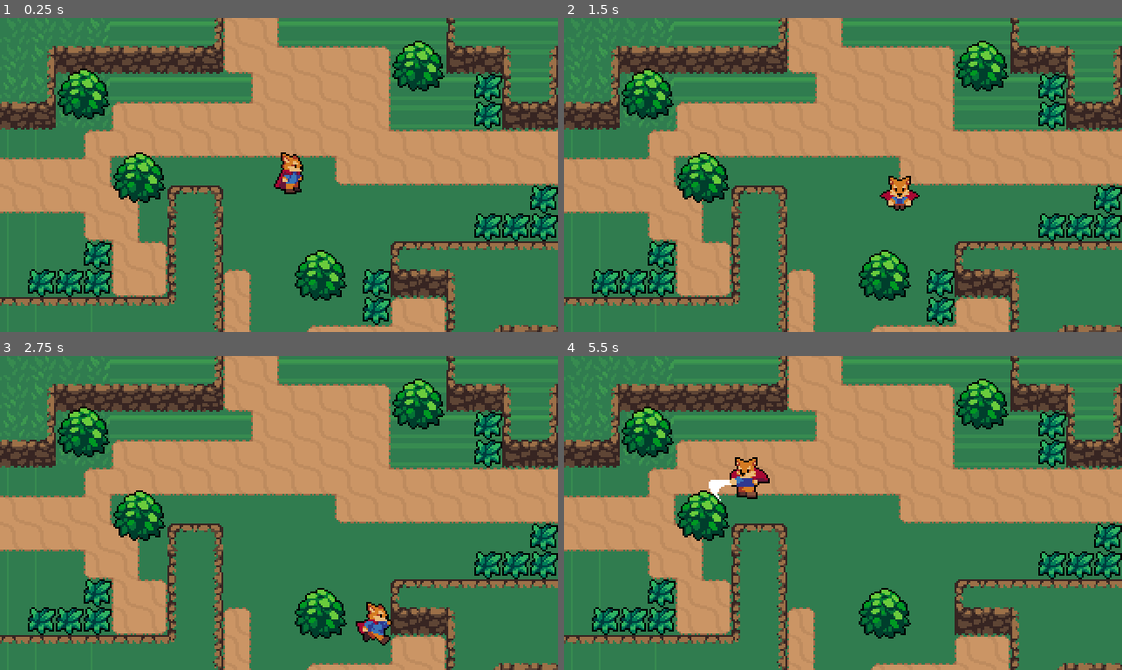
Above: before the commit, frames 1-4 (two rows, left to right).
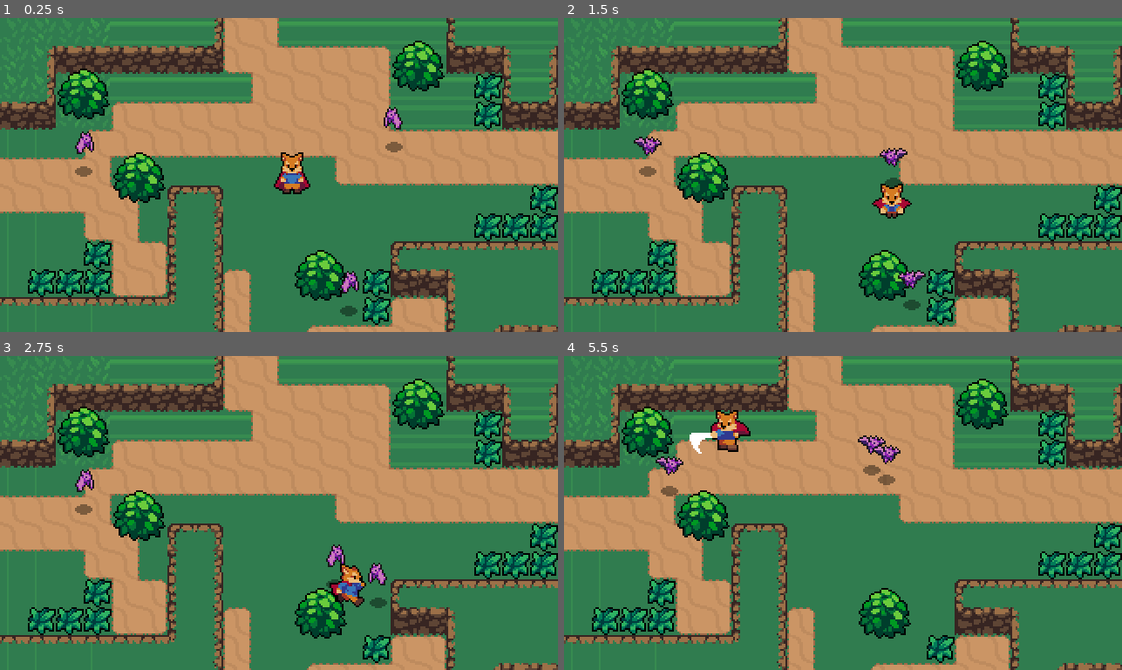
Above: after the commit, the same moments.

Repository: dohaicuong/godot_action_rpg
Game: Godot game, scene res://World.tscn
Two runs of this game, one before a commit and one after it. Both use one fixed random seed, a clock stepped at 60 frames per second and the inputs below.
Inputs:
- Up to frame 1 (0.25 s): no input
- Up to frame 2 (1.5 s): hold Right (ui_right) 0.53-1.28 s; tap J (attack) at 0.6 s; tap Shift (roll) at 0.8, 1.35 s; hold Down (ui_down) from 1.28 s (still down)
- Up to frame 3 (2.75 s): tap J (attack) at 1.55, 2.1 s; release Down (ui_down) at 2.03 s; hold Right (ui_right) from 2.03 s (still down); tap Shift (roll) at 2.3 s
- Up to frame 4 (5.5 s): release Right (ui_right) at 2.78 s; hold Up (ui_up) 2.78-3.53 s; tap Shift (roll) at 2.85, 3.8, 4.35, 5.3 s; tap J (attack) at 3.05, 3.6, 4.55, 5.1 s; hold Left (ui_left) 3.53-5.03 s; hold Down (ui_down) from 5.03 s (still down)

The runs differ from the first frame. In frame 1, 1.0% of the frame differs, in the area x 13-73%, y 28-95%; in frame 2, 1.3%; in frame 3, 2.0%; in frame 4, 2.5%, in the area x 16-70%, y 17-98%.

Commit message:
do some more

Diff:
--- /dev/null
+++ b/Effects/effect.gd
@@ -0,0 +1,8 @@
+extends AnimatedSprite
+
+func _ready():
+	connect("animation_finished", self, "_on_animation_finished")
+	play('animate')
+
+func _on_animation_finished():
+	queue_free()
--- /dev/null
+++ b/Effects/enemy_death_effect.tscn
@@ -0,0 +1,58 @@
+[gd_scene load_steps=14 format=2]
+
+[ext_resource path="res://Effects/effect.gd" type="Script" id=1]
+[ext_resource path="res://Effects/EnemyDeathEffect.png" type="Texture" id=2]
+
+[sub_resource type="AtlasTexture" id=1]
+atlas = ExtResource( 2 )
+region = Rect2( 0, 0, 32, 32 )
+
+[sub_resource type="AtlasTexture" id=2]
+atlas = ExtResource( 2 )
+region = Rect2( 32, 0, 32, 32 )
+
+[sub_resource type="AtlasTexture" id=3]
+atlas = ExtResource( 2 )
+region = Rect2( 64, 0, 32, 32 )
+
+[sub_resource type="AtlasTexture" id=4]
+atlas = ExtResource( 2 )
+region = Rect2( 96, 0, 32, 32 )
+
+[sub_resource type="AtlasTexture" id=5]
+atlas = ExtResource( 2 )
+region = Rect2( 128, 0, 32, 32 )
+
+[sub_resource type="AtlasTexture" id=6]
+atlas = ExtResource( 2 )
+region = Rect2( 160, 0, 32, 32 )
+
+[sub_resource type="AtlasTexture" id=7]
+atlas = ExtResource( 2 )
+region = Rect2( 192, 0, 32, 32 )
+
+[sub_resource type="AtlasTexture" id=8]
+atlas = ExtResource( 2 )
+region = Rect2( 224, 0, 32, 32 )
+
+[sub_resource type="AtlasTexture" id=9]
+atlas = ExtResource( 2 )
+region = Rect2( 256, 0, 32, 32 )
+
+[sub_resource type="AtlasTexture" id=10]
+atlas = ExtResource( 2 )
+region = Rect2( 288, 0, 32, 32 )
+
+[sub_resource type="SpriteFrames" id=11]
+animations = [ {
+"frames": [ SubResource( 1 ), SubResource( 2 ), SubResource( 3 ), SubResource( 4 ), SubResource( 5 ), SubResource( 6 ), SubResource( 7 ), SubResource( 8 ), SubResource( 9 ), SubResource( 10 ) ],
+"loop": true,
+"name": "animate",
+"speed": 15.0
+} ]
+
+[node name="EnemyDeathEffect" type="AnimatedSprite"]
+frames = SubResource( 11 )
+animation = "animate"
+offset = Vector2( 0, -8 )
+script = ExtResource( 1 )
--- a/Effects/grass_effect.gd
+++ /dev/null
@@ -1,10 +0,0 @@
-extends Node2D
-
-onready var animatedSprite = $AnimatedSprite
-
-func _ready():
-	animatedSprite.frame = 0
-	animatedSprite.play('animate')
-
-func _on_AnimatedSprite_animation_finished():
-	queue_free()
--- a/Effects/grass_effect.tscn
+++ b/Effects/grass_effect.tscn
@@ -1,7 +1,7 @@
 [gd_scene load_steps=9 format=2]
 
 [ext_resource path="res://Effects/GrassEffect.png" type="Texture" id=1]
-[ext_resource path="res://Effects/grass_effect.gd" type="Script" id=2]
+[ext_resource path="res://Effects/effect.gd" type="Script" id=2]
 
 [sub_resource type="AtlasTexture" id=1]
 atlas = ExtResource( 1 )
@@ -26,20 +26,12 @@
 [sub_resource type="SpriteFrames" id=6]
 animations = [ {
 "frames": [ SubResource( 1 ), SubResource( 2 ), SubResource( 3 ), SubResource( 4 ), SubResource( 5 ) ],
-"loop": false,
+"loop": true,
 "name": "animate",
 "speed": 15.0
 } ]
 
-[node name="grass_effect" type="Node2D"]
-script = ExtResource( 2 )
-
-[node name="AnimatedSprite" type="AnimatedSprite" parent="."]
+[node name="AnimatedSprite" type="AnimatedSprite"]
 frames = SubResource( 6 )
 animation = "animate"
-frame = 4
-playing = true
-centered = false
-offset = Vector2( -8, -8 )
-
-[connection signal="animation_finished" from="AnimatedSprite" to="." method="_on_AnimatedSprite_animation_finished"]
+script = ExtResource( 2 )
--- /dev/null
+++ b/Effects/hit_effect.tscn
@@ -0,0 +1,26 @@
+[gd_scene load_steps=6 format=2]
+
+[ext_resource path="res://Effects/HitEffect.png" type="Texture" id=1]
+[ext_resource path="res://Effects/effect.gd" type="Script" id=2]
+
+[sub_resource type="AtlasTexture" id=1]
+atlas = ExtResource( 1 )
+region = Rect2( 0, 0, 24, 24 )
+
+[sub_resource type="AtlasTexture" id=2]
+atlas = ExtResource( 1 )
+region = Rect2( 24, 0, 24, 24 )
+
+[sub_resource type="SpriteFrames" id=3]
+animations = [ {
+"frames": [ SubResource( 1 ), SubResource( 2 ) ],
+"loop": true,
+"name": "animate",
+"speed": 10.0
+} ]
+
+[node name="hit_effect" type="AnimatedSprite"]
+frames = SubResource( 3 )
+animation = "animate"
+offset = Vector2( 0, -8 )
+script = ExtResource( 2 )
--- /dev/null
+++ b/Enemies/bat.gd
@@ -0,0 +1,57 @@
+extends KinematicBody2D
+
+const enemy_deadth_effect = preload("res://Effects/enemy_death_effect.tscn")
+
+export var ACCELERATION = 300
+export var MAX_SPEED = 40
+export var FRICTION = 200
+
+enum {
+	IDLE,
+	WANDER,
+	CHASE,
+}
+var state = IDLE
+
+var velocity = Vector2.ZERO
+var knockback = Vector2.ZERO
+onready var stats = $stats
+onready var playerDetectionArea = $player_detection_area
+onready var sprite = $bat
+onready var hurtbox = $hurtbox
+
+func _physics_process(delta):
+	knockback = knockback.move_toward(Vector2.ZERO, FRICTION * delta)
+	knockback = move_and_slide(knockback)
+
+	match state:
+		IDLE:
+			velocity = velocity.move_toward(Vector2.ZERO, FRICTION * delta)
+			seek_player()
+		WANDER: pass
+		CHASE:
+			var player = playerDetectionArea.player
+			if player != null:
+				var to_player_direction = (player.global_position - global_position).normalized()
+				velocity = velocity.move_toward(to_player_direction * MAX_SPEED, ACCELERATION * delta)
+			else:
+				state = IDLE
+
+	sprite.flip_h = velocity.x < 0
+	velocity = move_and_slide(velocity)
+
+func seek_player():
+	if playerDetectionArea.can_see_player():
+		state = CHASE
+
+func _on_hurtbox_area_entered(area):
+	stats.health -= area.damage
+	knockback = area.knockback_vector * 120
+	hurtbox.create_hit_effect()
+
+func _on_stats_on_no_health():
+	queue_free()
+
+	var enemyDeathEffect = enemy_deadth_effect.instance()
+	get_parent().add_child(enemyDeathEffect)
+	enemyDeathEffect.position = global_position
--- /dev/null
+++ b/Enemies/bat.tscn
@@ -0,0 +1,99 @@
+[gd_scene load_steps=18 format=2]
+
+[ext_resource path="res://Shadows/SmallShadow.png" type="Texture" id=1]
+[ext_resource path="res://Enemies/Bat.png" type="Texture" id=2]
+[ext_resource path="res://hitboxes/hurtbox.tscn" type="PackedScene" id=3]
+[ext_resource path="res://Enemies/bat.gd" type="Script" id=4]
+[ext_resource path="res://stats.tscn" type="PackedScene" id=5]
+[ext_resource path="res://Enemies/player_detection_area.tscn" type="PackedScene" id=6]
+[ext_resource path="res://hitboxes/hitbox.tscn" type="PackedScene" id=7]
+
+[sub_resource type="AtlasTexture" id=1]
+atlas = ExtResource( 2 )
+region = Rect2( 0, 0, 16, 24 )
+
+[sub_resource type="AtlasTexture" id=2]
+atlas = ExtResource( 2 )
+region = Rect2( 16, 0, 16, 24 )
+
+[sub_resource type="AtlasTexture" id=3]
+atlas = ExtResource( 2 )
+region = Rect2( 32, 0, 16, 24 )
+
+[sub_resource type="AtlasTexture" id=4]
+atlas = ExtResource( 2 )
+region = Rect2( 48, 0, 16, 24 )
+
+[sub_resource type="AtlasTexture" id=5]
+atlas = ExtResource( 2 )
+region = Rect2( 64, 0, 16, 24 )
+
+[sub_resource type="SpriteFrames" id=6]
+animations = [ {
+"frames": [ SubResource( 1 ), SubResource( 2 ), SubResource( 3 ), SubResource( 4 ), SubResource( 5 ) ],
+"loop": true,
+"name": "fly",
+"speed": 10.0
+} ]
+
+[sub_resource type="CircleShape2D" id=7]
+radius = 4.12311
+
+[sub_resource type="CapsuleShape2D" id=8]
+radius = 6.0
+height = 4.0
+
+[sub_resource type="CircleShape2D" id=9]
+radius = 66.1211
+
+[sub_resource type="CapsuleShape2D" id=10]
+radius = 4.0
+height = 0.0
+
+[node name="bat" type="KinematicBody2D"]
+collision_layer = 16
+collision_mask = 3
+script = ExtResource( 4 )
+
+[node name="bat" type="AnimatedSprite" parent="."]
+frames = SubResource( 6 )
+animation = "fly"
+frame = 4
+playing = true
+offset = Vector2( 0, -12 )
+
+[node name="shadow" type="Sprite" parent="."]
+texture = ExtResource( 1 )
+
+[node name="CollisionShape2D" type="CollisionShape2D" parent="."]
+shape = SubResource( 7 )
+
+[node name="hurtbox" parent="." instance=ExtResource( 3 )]
+collision_layer = 8
+
+[node name="CollisionShape2D" parent="hurtbox" index="0"]
+position = Vector2( 0, -13 )
+shape = SubResource( 8 )
+
+[node name="stats" parent="." instance=ExtResource( 5 )]
+max_health = 3
+
+[node name="player_detection_area" parent="." instance=ExtResource( 6 )]
+
+[node name="CollisionShape2D" parent="player_detection_area" index="0"]
+modulate = Color( 1, 1, 1, 0.145098 )
+shape = SubResource( 9 )
+
+[node name="hitbox" parent="." instance=ExtResource( 7 )]
+collision_mask = 4
+
+[node name="CollisionShape2D" parent="hitbox" index="0"]
+position = Vector2( 0, -14 )
+shape = SubResource( 10 )
+
+[connection signal="area_entered" from="hurtbox" to="." method="_on_hurtbox_area_entered"]
+[connection signal="on_no_health" from="stats" to="." method="_on_stats_on_no_health"]
+
+[editable path="hurtbox"]
+[editable path="player_detection_area"]
+[editable path="hitbox"]
--- /dev/null
+++ b/Enemies/player_detection_area.gd
@@ -0,0 +1,12 @@
+extends Area2D
+
+var player = null
+
+func can_see_player():
+	return player != null
+
+func _on_player_detection_area_body_entered(body):
+	player = body
+
+func _on_player_detection_area_body_exited(body):
+	player = null
--- /dev/null
+++ b/Enemies/player_detection_area.tscn
@@ -0,0 +1,13 @@
+[gd_scene load_steps=2 format=2]
+
+[ext_resource path="res://Enemies/player_detection_area.gd" type="Script" id=1]
+
+[node name="player_detection_area" type="Area2D"]
+collision_layer = 0
+collision_mask = 2
+script = ExtResource( 1 )
+
+[node name="CollisionShape2D" type="CollisionShape2D" parent="."]
+
+[connection signal="body_entered" from="." to="." method="_on_player_detection_area_body_entered"]
+[connection signal="body_exited" from="." to="." method="_on_player_detection_area_body_exited"]
--- a/Player/Player.gd
+++ b/Player/Player.gd
@@ -11,20 +11,25 @@
 	ATTACK,
 }
 var state = MOVE
+var stats = PlayerStats
 
-onready var velocity = Vector2.RIGHT
-onready var roll_vector = Vector2.RIGHT
+onready var velocity = Vector2.ZERO
+onready var roll_vector = Vector2.DOWN
 
 onready var animationPlayer = $AnimationPlayer
 onready var animationTree = $AnimationTree
 onready var animationState = animationTree.get('parameters/playback')
+onready var swordHitbox = $hitbox_pivot/sword_hitbox
+onready var hurtbox = $hurtbox
 
 func _ready():
+	stats.connect("on_no_health", self, "queue_free")
 	animationTree.active = true
 
 func _physics_process(_delta):
 	var input_vector = get_input_vector()
 	animation_register(input_vector)
+	sword_hitbox_vector_system(input_vector)
 
 	match state:
 		MOVE:
@@ -44,8 +49,10 @@
 		animationTree.set('parameters/run/blend_position', input_vector)
 		animationTree.set('parameters/attack/blend_position', input_vector)
 		animationTree.set('parameters/roll/blend_position', input_vector)
-	else:
-		pass
+
+func sword_hitbox_vector_system(input_vector):
+	if input_vector != Vector2.ZERO:
+		swordHitbox.knockback_vector = input_vector
 
 func get_input_vector():
 	var input_vector = Vector2.ZERO
@@ -73,11 +80,16 @@
 	state = MOVE
 
 func roll_system(input_vector):
-	if input_vector != Vector2.ZERO:
-		roll_vector = input_vector
+	#if input_vector != Vector2.ZERO:
+	roll_vector = input_vector
 
 	velocity = roll_vector * ROLL_SPEED
 	animationState.travel('roll')
 
 func on_roll_animation_finished():
 	state = MOVE
+
+func _on_hurtbox_area_entered(area):
+	stats.health -= 1
+	hurtbox.start_invincibility(0.5)
+	hurtbox.create_hit_effect()
--- a/Player/Player.tscn
+++ b/Player/Player.tscn
@@ -1,8 +1,10 @@
-[gd_scene load_steps=51 format=2]
+[gd_scene load_steps=54 format=2]
 
 [ext_resource path="res://Player/Player.gd" type="Script" id=1]
 [ext_resource path="res://Player/Player.png" type="Texture" id=2]
 [ext_resource path="res://hitboxes/hitbox.tscn" type="PackedScene" id=3]
+[ext_resource path="res://Player/sword_hitbox.gd" type="Script" id=4]
+[ext_resource path="res://hitboxes/hurtbox.tscn" type="PackedScene" id=5]
 
 [sub_resource type="CapsuleShape2D" id=1]
 radius = 5.0
@@ -633,6 +635,10 @@
 
 [sub_resource type="CapsuleShape2D" id=36]
 height = 12.0
+
+[sub_resource type="CapsuleShape2D" id=48]
+radius = 5.0
+height = 6.0
 
 [node name="Player" type="KinematicBody2D"]
 collision_layer = 2
@@ -671,10 +677,10 @@
 tree_root = SubResource( 12 )
 anim_player = NodePath("../AnimationPlayer")
 parameters/playback = SubResource( 13 )
-parameters/attack/blend_position = Vector2( -0.515055, 0.048913 )
-parameters/idle/blend_position = Vector2( 0.00792396, -0.0284483 )
-parameters/roll/blend_position = Vector2( 0, 0 )
-parameters/run/blend_position = Vector2( 0, 0 )
+parameters/attack/blend_position = Vector2( 0, 1 )
+parameters/idle/blend_position = Vector2( 0, 1 )
+parameters/roll/blend_position = Vector2( 0, 1 )
+parameters/run/blend_position = Vector2( 0, 1 )
 
 [node name="hitbox_pivot" type="Position2D" parent="."]
 position = Vector2( 0, -4 )
@@ -686,9 +692,20 @@
 [node name="sword_hitbox" parent="hitbox_pivot" instance=ExtResource( 3 )]
 position = Vector2( 15, 0 )
 collision_mask = 8
+script = ExtResource( 4 )
 
 [node name="CollisionShape2D" parent="hitbox_pivot/sword_hitbox" index="0"]
 shape = SubResource( 36 )
 disabled = true
 
+[node name="hurtbox" parent="." instance=ExtResource( 5 )]
+collision_layer = 4
+
+[node name="CollisionShape2D" parent="hurtbox" index="0"]
+position = Vector2( 0, -6 )
+shape = SubResource( 48 )
+
+[connection signal="area_entered" from="hurtbox" to="." method="_on_hurtbox_area_entered"]
+
 [editable path="hitbox_pivot/sword_hitbox"]
+[editable path="hurtbox"]
--- /dev/null
+++ b/Player/player_stats.tscn
@@ -0,0 +1,6 @@
+[gd_scene load_steps=2 format=2]
+
+[ext_resource path="res://stats.tscn" type="PackedScene" id=1]
+
+[node name="player_stats" instance=ExtResource( 1 )]
+max_health = 4
--- /dev/null
+++ b/Player/sword_hitbox.gd
@@ -0,0 +1,3 @@
+extends "res://hitboxes/hitbox.gd"
+
+var knockback_vector = Vector2.ZERO
--- a/World.tscn
+++ b/World.tscn
@@ -6,6 +6,7 @@
 [ext_resource path="res://World/DirtTileset.png" type="Texture" id=4]
 [ext_resource path="res://World/CliffTileset.png" type="Texture" id=5]
 [ext_resource path="res://World/grass.tscn" type="PackedScene" id=6]
+[ext_resource path="res://Enemies/bat.tscn" type="PackedScene" id=7]
 
 [sub_resource type="TileSet" id=1]
 0/name = "DirtTileset.png 0"
@@ -558,3 +559,12 @@
 
 [node name="grass12" parent="YSort/grasses" instance=ExtResource( 6 )]
 position = Vector2( 208, 160 )
+
+[node name="bat" parent="YSort" instance=ExtResource( 7 )]
+position = Vector2( 232, 72 )
+
+[node name="bat2" parent="YSort" instance=ExtResource( 7 )]
+position = Vector2( 48, 88 )
+
+[node name="bat3" parent="YSort" instance=ExtResource( 7 )]
+position = Vector2( 200, 168 )
--- a/World/grass.gd
+++ b/World/grass.gd
@@ -1,13 +1,13 @@
 extends Node2D
 
-func _on_hurtbox_area_entered(area):
+const grass_effect = preload("res://Effects/grass_effect.tscn")
+
+func _on_hurtbox_area_entered(_area):
 	create_destroyed_efffect()
 	queue_free()
 
 func create_destroyed_efffect():
-	var grass_effect = load("res://Effects/grass_effect.tscn")
 	var grassEffect = grass_effect.instance()
-
 	var world = get_tree().current_scene
 
 	world.add_child(grassEffect)
--- a/World/grass.tscn
+++ b/World/grass.tscn
@@ -17,6 +17,7 @@
 
 [node name="hurtbox" parent="." instance=ExtResource( 3 )]
 collision_layer = 8
+show_hit = false
 
 [node name="CollisionShape2D" parent="hurtbox" index="0"]
 position = Vector2( 8, 8 )
--- /dev/null
+++ b/hitboxes/hitbox.gd
@@ -0,0 +1,3 @@
+extends Area2D
+
+export var damage = 1
--- a/hitboxes/hitbox.tscn
+++ b/hitboxes/hitbox.tscn
@@ -1,7 +1,10 @@
-[gd_scene format=2]
+[gd_scene load_steps=2 format=2]
+
+[ext_resource path="res://hitboxes/hitbox.gd" type="Script" id=1]
 
 [node name="hitbox" type="Area2D"]
 collision_layer = 0
 collision_mask = 0
+script = ExtResource( 1 )
 
 [node name="CollisionShape2D" type="CollisionShape2D" parent="."]
--- /dev/null
+++ b/hitboxes/hurtbox.gd
@@ -0,0 +1,35 @@
+extends Area2D
+
+export var show_hit = true
+
+const hit_effect = preload("res://Effects/hit_effect.tscn")
+
+onready var timer = $Timer
+var invincible = false setget set_invincible
+
+signal invincibility_started
+signal invincibility_ended
+
+func set_invincible(value):
+	invincible = value
+	if invincible == true: emit_signal("invincibility_started")
+	else: emit_signal("invincibility_ended")
+
+func start_invincibility(duration):
+	self.invincible = true
+	timer.start(duration)
+
+func _on_Timer_timeout():
+	self.invincible = false
+
+func create_hit_effect():
+	var effect = hit_effect.instance()
+	var main = get_tree().current_scene
+	main.add_child(effect)
+	effect.global_position = global_position
+
+func _on_hurtbox_invincibility_started():
+	set_deferred("monitorable", false)
+
+func _on_hurtbox_invincibility_ended():
+	monitorable = true
--- a/hitboxes/hurtbox.tscn
+++ b/hitboxes/hurtbox.tscn
@@ -1,7 +1,17 @@
-[gd_scene format=2]
+[gd_scene load_steps=2 format=2]
+
+[ext_resource path="res://hitboxes/hurtbox.gd" type="Script" id=1]
 
 [node name="hurtbox" type="Area2D"]
 collision_layer = 0
 collision_mask = 0
+script = ExtResource( 1 )
 
 [node name="CollisionShape2D" type="CollisionShape2D" parent="."]
+
+[node name="Timer" type="Timer" parent="."]
+
+[connection signal="area_entered" from="." to="." method="_on_hurtbox_area_entered"]
+[connection signal="invincibility_ended" from="." to="." method="_on_hurtbox_invincibility_ended"]
+[connection signal="invincibility_started" from="." to="." method="_on_hurtbox_invincibility_started"]
+[connection signal="timeout" from="Timer" to="." method="_on_Timer_timeout"]
--- a/project.godot
+++ b/project.godot
@@ -13,6 +13,10 @@
 config/name="Action Rpg"
 run/main_scene="res://World.tscn"
 config/icon="res://icon.png"
+
+[autoload]
+
+PlayerStats="*res://Player/player_stats.tscn"
 
 [display]
 
@@ -100,6 +104,7 @@
 2d_physics/layer_2="player"
 2d_physics/layer_3="player_hurtbox"
 2d_physics/layer_4="enemy_hurtbox"
+2d_physics/layer_5="enemy"
 
 [physics]
 
--- /dev/null
+++ b/stats.gd
@@ -0,0 +1,10 @@
+extends Node
+
+export var max_health = 1
+onready var health = max_health setget set_health
+
+signal on_no_health
+
+func set_health(value):
+	health = value
+	if health <= 0: emit_signal("on_no_health")
--- /dev/null
+++ b/stats.tscn
@@ -0,0 +1,6 @@
+[gd_scene load_steps=2 format=2]
+
+[ext_resource path="res://stats.gd" type="Script" id=1]
+
+[node name="stats" type="Node"]
+script = ExtResource( 1 )
Not shown: 1 places in World.tscn that only renumber resources
